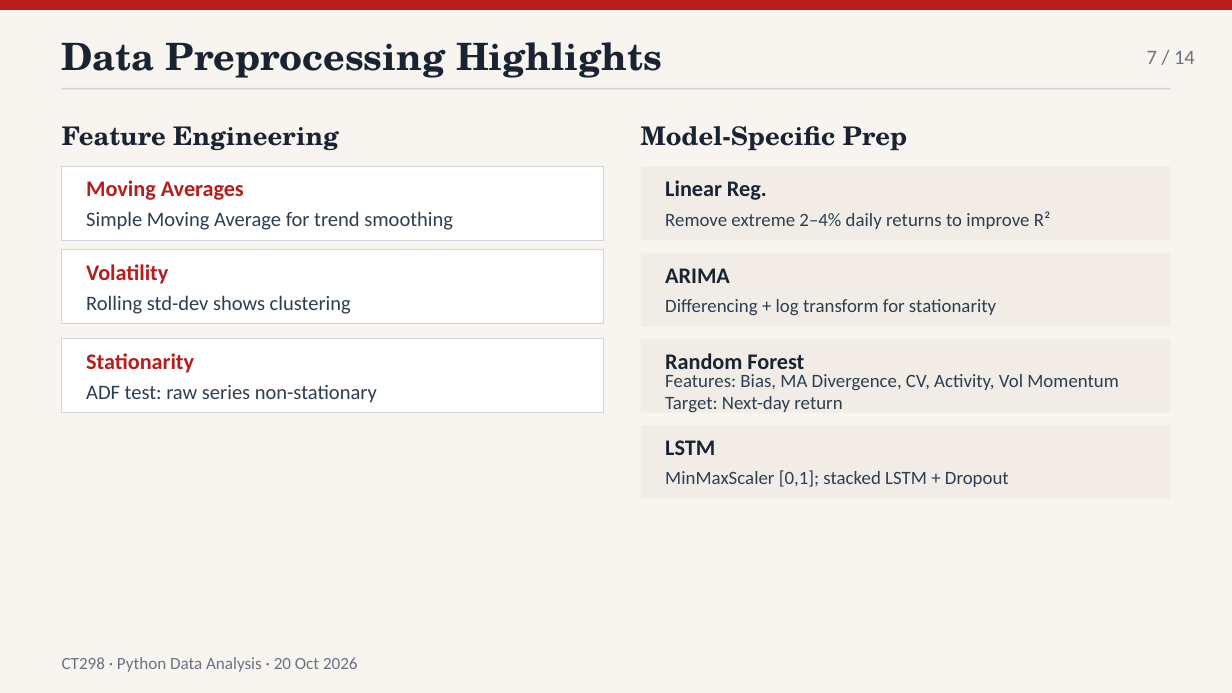
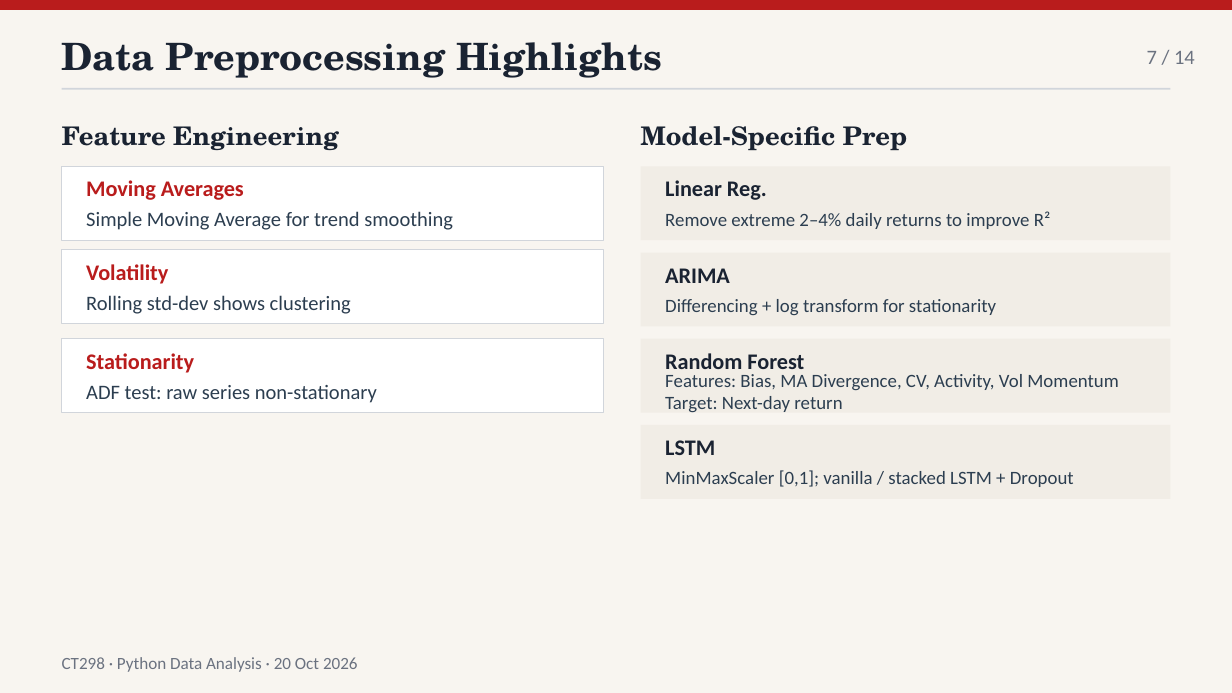
Before and after one commit to Alfred-KU/CT298ProjectDoc, a slide deck: slide 7 of Pricing_Forecast_Assessment_Presentation.pptx. Drawn at 1232x693 pixels with LibreOffice and Linux fonts; fonts in the diff are those of the drawing. Boxes give left, top, right and bottom in pixels: in the first picture for what was removed or moved away, otherwise in the second. Text is boxed around its words. In the diff, an @@ line names an element or a change of style, - is before the commit and + after.

Commit message:
minor ppt updates

```diff
--- a/Pricing_Forecast_Assessment_Presentation.pptx
+++ b/Pricing_Forecast_Assessment_Presentation.pptx
@@ text at (x1=665, y1=470, x2=1074, y2=487): text changed @@
-MinMaxScaler [0,1]; stacked LSTM + Dropout
+MinMaxScaler [0,1]; vanilla / stacked LSTM + Dropout
```
